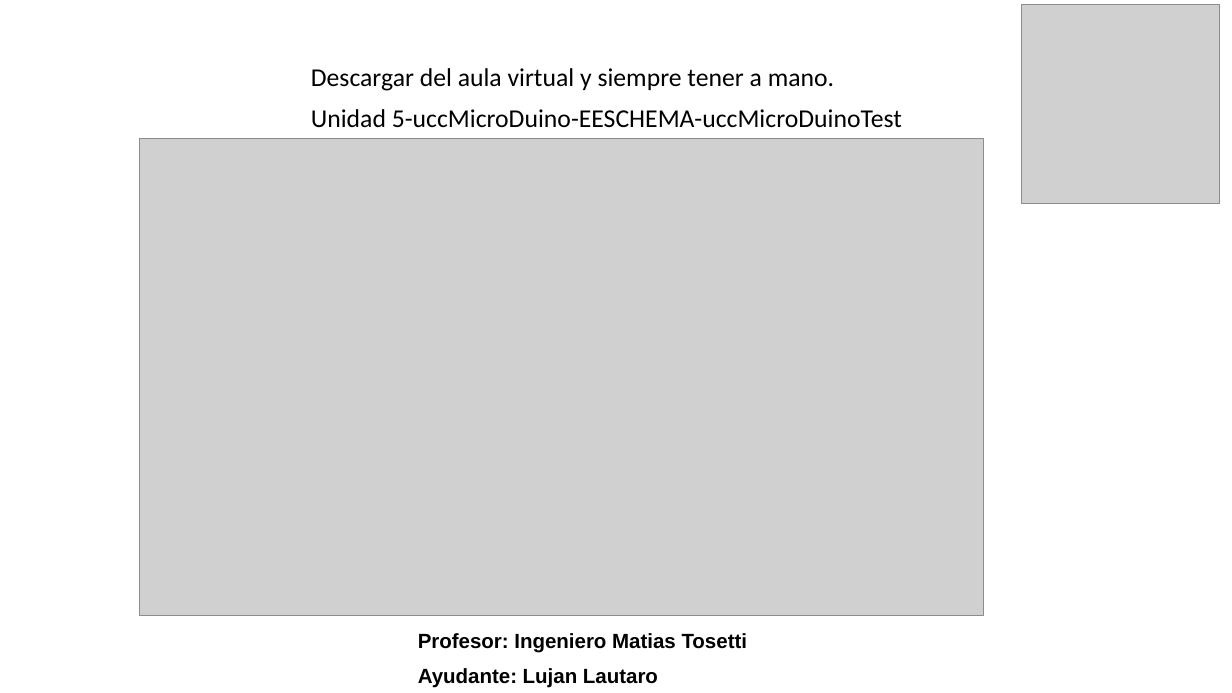
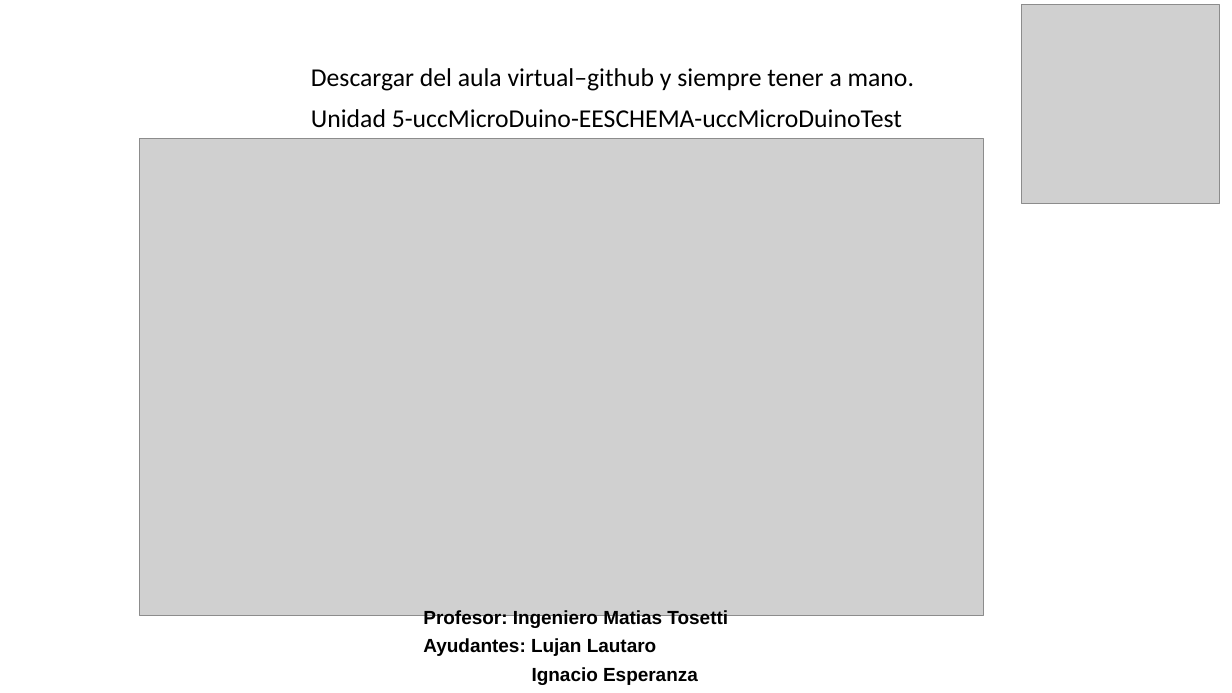
Before and after one commit to Lujham/Lab-de-Compu-1, a slide deck: slide 1 of Presentacion practica Lab de Compu 1.pptx. Drawn at 1232x693 pixels with LibreOffice and Linux fonts; fonts in the diff are those of the drawing; grey boxes stand for pictures. Boxes give left, top, right and bottom in pixels: in the first picture for what was removed or moved away, otherwise in the second. Text is boxed around its words. In the diff, an @@ line names an element or a change of style, - is before the commit and + after.

```diff
--- a/Presentacion practica Lab de Compu 1.pptx
+++ b/Presentacion practica Lab de Compu 1.pptx
@@ text at bbox=[311, 68, 914, 91]: text changed @@
-Descargar del aula virtual y siempre tener a mano.
+Descargar del aula virtual–github y siempre tener a mano.
@@ text "Profesor: Ingeniero Matias Tosetti": place and size @@
-text "Profesor: Ingeniero Matias Tosetti" at bbox=[418, 633, 748, 688]
+text "Profesor: Ingeniero Matias Tosetti" at bbox=[423, 610, 728, 685]
@@ text at bbox=[423, 610, 728, 628]: size 16 to 14.8 pt in "Profesor: Ingeniero Matias Tosetti"; line spacing 0.9 to 0.7; less space between paragraphs @@
@@ text at bbox=[423, 638, 698, 685]: text changed; size 16 to 14.8 pt @@
-Ayudante: Lujan Lautaro
+Ayudantes: Lujan Lautaro
+Ignacio Esperanza
```
Also in this commit, not shown: 15 other slides changed, 27 slides added.
